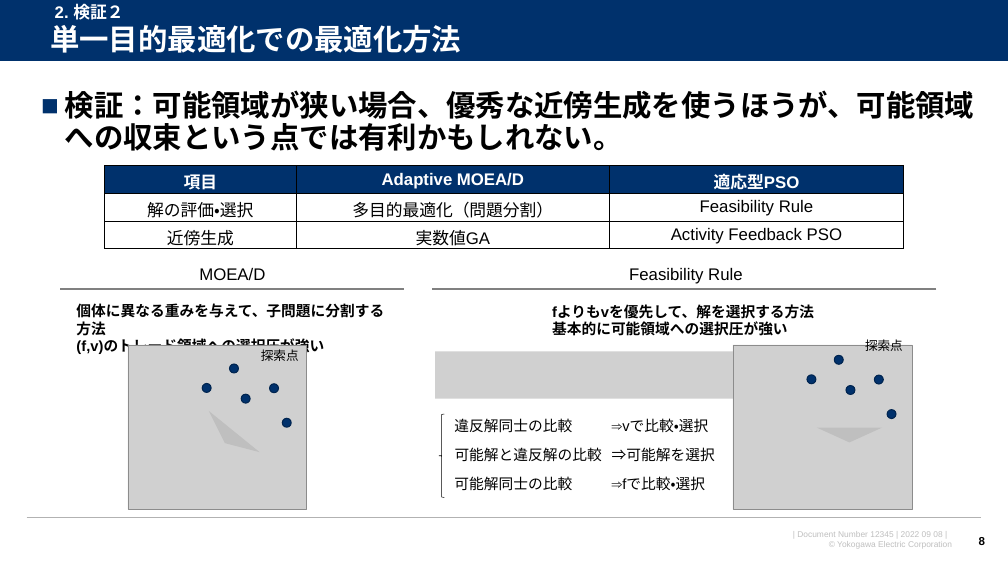
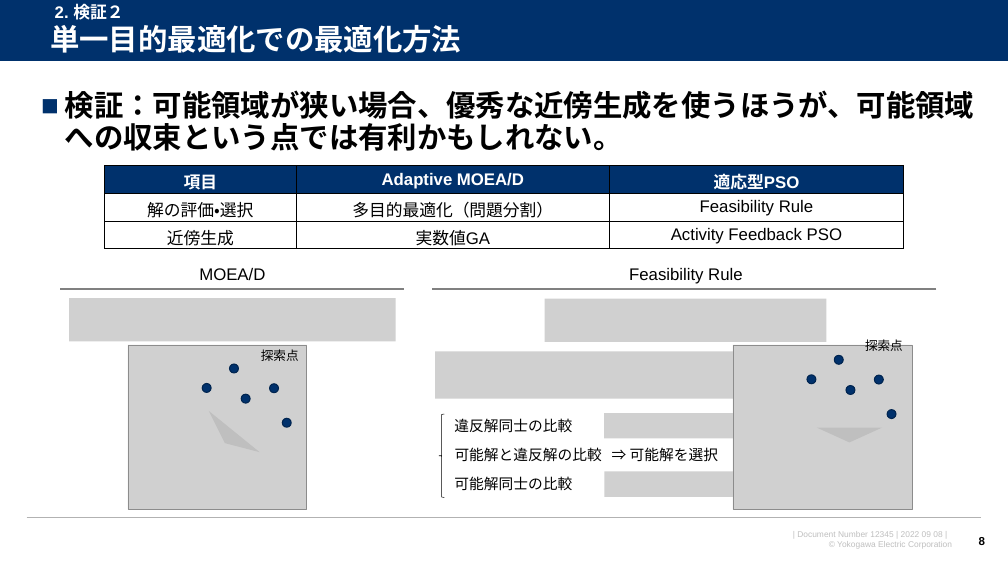
Before and after one commit to watarukumagai-git/opt, a slide deck: slide 8 of opt/220915_スケジューリング問題の検証_rev.0.pptx. Drawn at 1008x567 pixels with LibreOffice and Linux fonts; fonts in the diff are those of the drawing; grey boxes stand for pictures; background and template pictures are left out. Boxes give left, top, right and bottom in pixels: in the first picture for what was removed or moved away, otherwise in the second. Text is boxed around its words. In the diff, an @@ line names an element or a change of style, - is before the commit and + after.

```diff
--- a/opt/220915_スケジューリング問題の検証_rev.0.pptx
+++ b/opt/220915_スケジューリング問題の検証_rev.0.pptx
@@ picture added at box(69, 298, 395, 341) @@
@@ picture added at box(545, 299, 827, 342) @@
@@ text removed at box(76, 303, 384, 355) @@
-個体に異なる重みを与えて、子問題に分割する方法
-(f,v)のトレード領域への選択圧が強い
@@ text removed at box(552, 305, 814, 336) @@
-fよりもvを優先して、解を選択する方法
-基本的に可能領域への選択圧が強い
@@ picture added at box(604, 413, 752, 439) @@
@@ text removed at box(612, 418, 709, 432) @@
-⇒vで比較・選択
@@ text at box(630, 447, 718, 461): spaces changed @@
-⇒可能解を選択
+⇒ 可能解を選択
@@ picture added at box(604, 472, 767, 498) @@
@@ text removed at box(612, 476, 705, 491) @@
-⇒fで比較・選択
```
Also in this commit, not shown: 11 other slides changed, 6 slides added.
